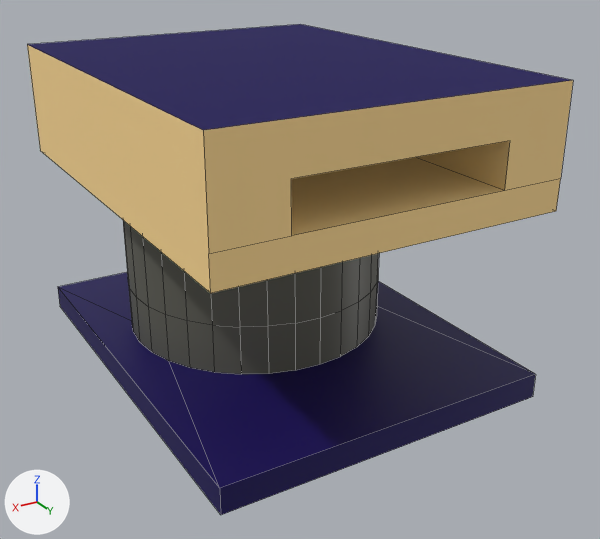
What one commit did to the Blender file public/assets/tower.blend.
One viewpoint serves both versions: a camera (50 mm lens) standing at (0.151, -0.409, 0.23) and looking at (-0.006, -0.67, 0.1). Every picture has the same lights, and +X, +Y and +Z are marked at lower left. Mesh edges are drawn as thin lines.

The older version as bpy lines, for what is in view:
```python
mat_floor_center_turret = principled_material('floor-center-turret')
mat_floor_center_turret.base_color = (0.00605, 0.0, 0.0953)  # dark blue #120057
mat_floor_center_turret.metallic = 0.1
mat_floor_center_turret.roughness = 0.9
me_stand = bpy.data.meshes.new('stand')
me_stand.from_pydata(...)  # 72 vertices, 41 faces; spans x -0.066..0.066, y -0.77..-0.598, z 0.06..0.09
# faces by material slot: [32, 9]
me_stand.materials.append(mat_cabinet_stand)  # dark grey #5e5e55
me_stand.materials.append(mat_floor_stand)  # dark blue #120057
# before: 0 (-0.066, -0.598, 0.07) at pixel (535, 374), 1 (0.066, -0.598, 0.07) at pixel (219, 488), 68 (-0.066, -0.598, 0.06) at pixel (532, 396), 69 (0.066, -0.598, 0.06) at pixel (220, 515)
me_turret = bpy.data.meshes.new('turret')
me_turret.from_pydata(...)  # 114 vertices, 48 faces; spans x -0.066..0.066, y -0.77..-0.598, z 0.09..0.18
# faces by material slot: [33, 1, 14]
me_turret.materials.append(mat_cabinet_turret)  # dark grey #5e5e55
me_turret.materials.append(mat_floor_center_turret)  # dark blue #120057
me_turret.materials.append(mat_table_turret)  # beige #ffdb95
ob_stand = bpy.data.objects.new('stand', me_stand)
ob_stand.location = (0.0, 0.0, 0.0)
ob_turret = bpy.data.objects.new('turret', me_turret)
ob_turret.location = (0.0, 0.0, 0.0)
```
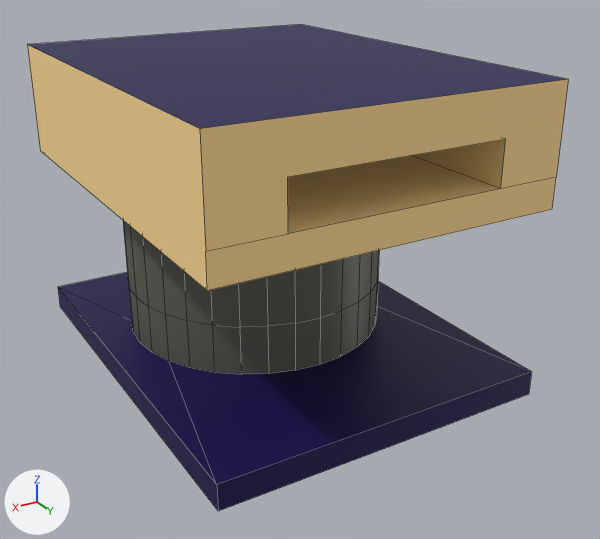
The change, as a diff of the scene's bpy script:
```diff
--- a/public/assets/tower.blend.py
+++ b/public/assets/tower.blend.py
@@ mat_floor_center_turret @@
 mat_floor_center_turret.metallic = 0.1
-mat_floor_center_turret.roughness = 0.9
@@ me_turret @@
 me_turret.from_pydata(...)  # 114 vertices, 48 faces; spans x -0.066..0.066, y -0.77..-0.598, z 0.09..0.18
 # used by ob_turret; location = (0.0, 0.0, 0.0)
+# me_turret part 1: all 10 vertices in x -0.066..0.066, y -0.598, z 0.135..0.18 are moved by (0.0, -0.002, 0.0)
 me_turret.materials.append(mat_cabinet_turret)
@@ me_stand @@
 me_stand.from_pydata(...)  # 72 vertices, 41 faces; spans x -0.066..0.066, y -0.77..-0.598, z 0.06..0.09
 # used by ob_stand; location = (0.0, 0.0, 0.0)
+# me_stand part 2
+for i in [0, 1, 68, 69]: me_stand.vertices[i].co += Vector((0.0, -0.002, 0.0))
 me_stand.materials.append(mat_cabinet_stand)
```

Pixel boxes (x1, y1, x2, y2) of what changed, in the pictures (600 x 539 px; the box of a moved part takes in the faces that stretch with it):
'turret', surface changed, reshaped: before (27, 24, 573, 327); after (27, 24, 568, 327)
'stand', reshaped: before (58, 272, 535, 515); after (58, 272, 532, 511)
part 1 of me_turret, moved or reshaped: before (29, 24, 573, 293); after (29, 24, 568, 291)
part 2 of me_stand, moved or reshaped: before (78, 305, 535, 515); after (78, 305, 532, 511)
